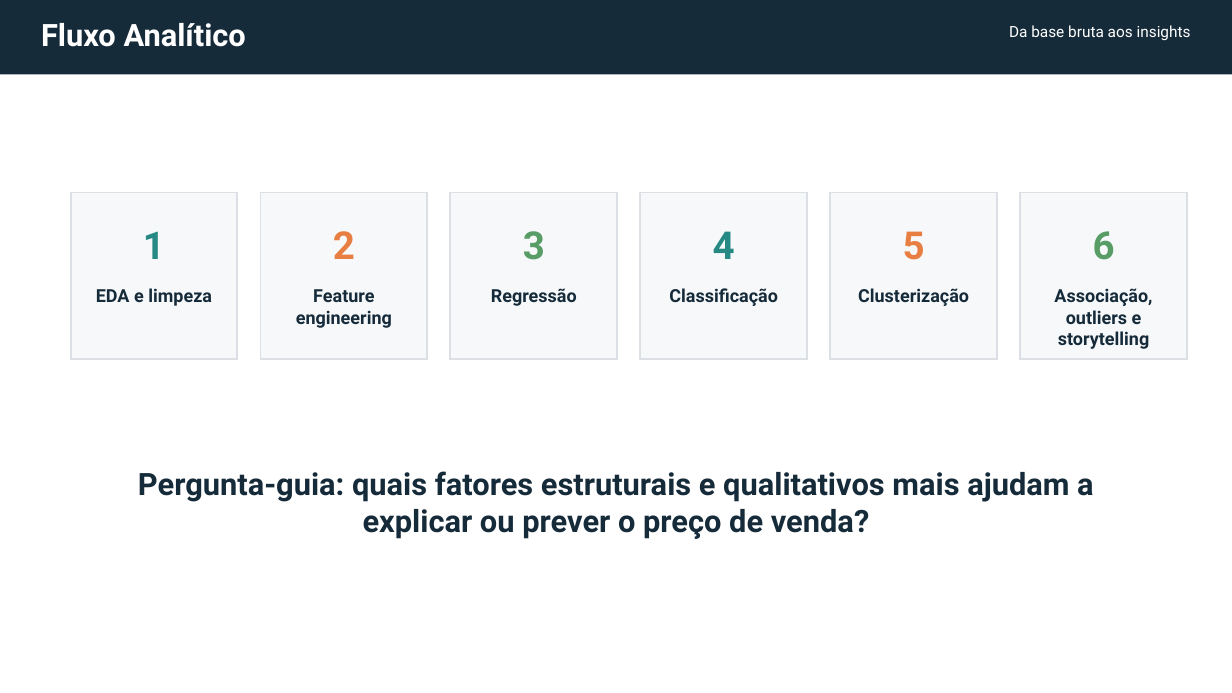
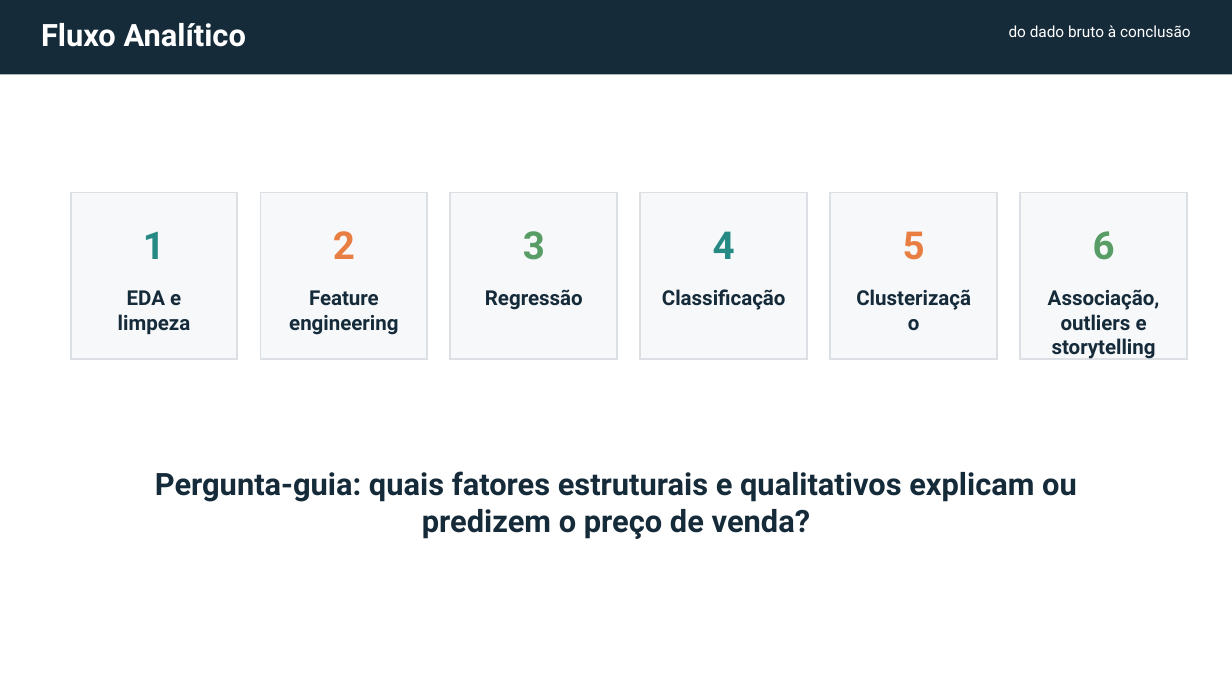
Before and after one commit to luisflipefv/analise-de-dados-c3, a slide deck: slide 3 of slides/apresentacao_house_prices_c3.pptx. Drawn at 1232x693 pixels with LibreOffice and Linux fonts; fonts in the diff are those of the drawing. Boxes give left, top, right and bottom in pixels: in the first picture for what was removed or moved away, otherwise in the second. Text is boxed around its words. In the diff, an @@ line names an element or a change of style, - is before the commit and + after.

```diff
--- a/slides/apresentacao_house_prices_c3.pptx
+++ b/slides/apresentacao_house_prices_c3.pptx
@@ text at box(1009, 25, 1191, 37): text changed @@
-Da base bruta aos insights
+do dado bruto à conclusão
@@ size 14 to 16 pt in 6 elements at box(485, 289, 583, 310), box(289, 290, 398, 335), box(1048, 289, 1160, 359), box(118, 290, 191, 334), box(662, 289, 786, 310), box(846, 283, 982, 337) @@
@@ text at box(155, 471, 1077, 539): text changed @@
-Pergunta-guia: quais fatores estruturais e qualitativos mais ajudam a explicar ou prever o preço de venda?
+Pergunta-guia: quais fatores estruturais e qualitativos explicam ou predizem o preço de venda?
```
Also in this commit, not shown: 9 other slides changed, 3 slides added, 2 slides removed, 2 other files.
